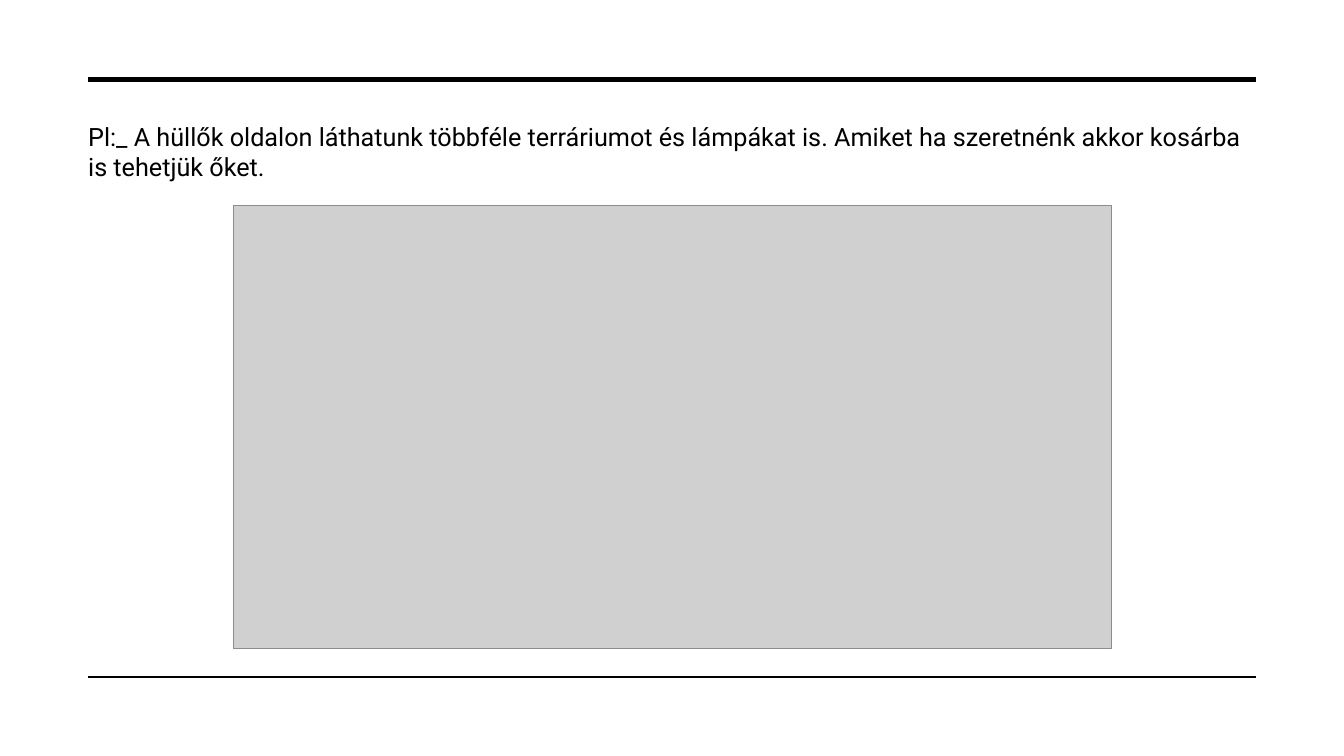
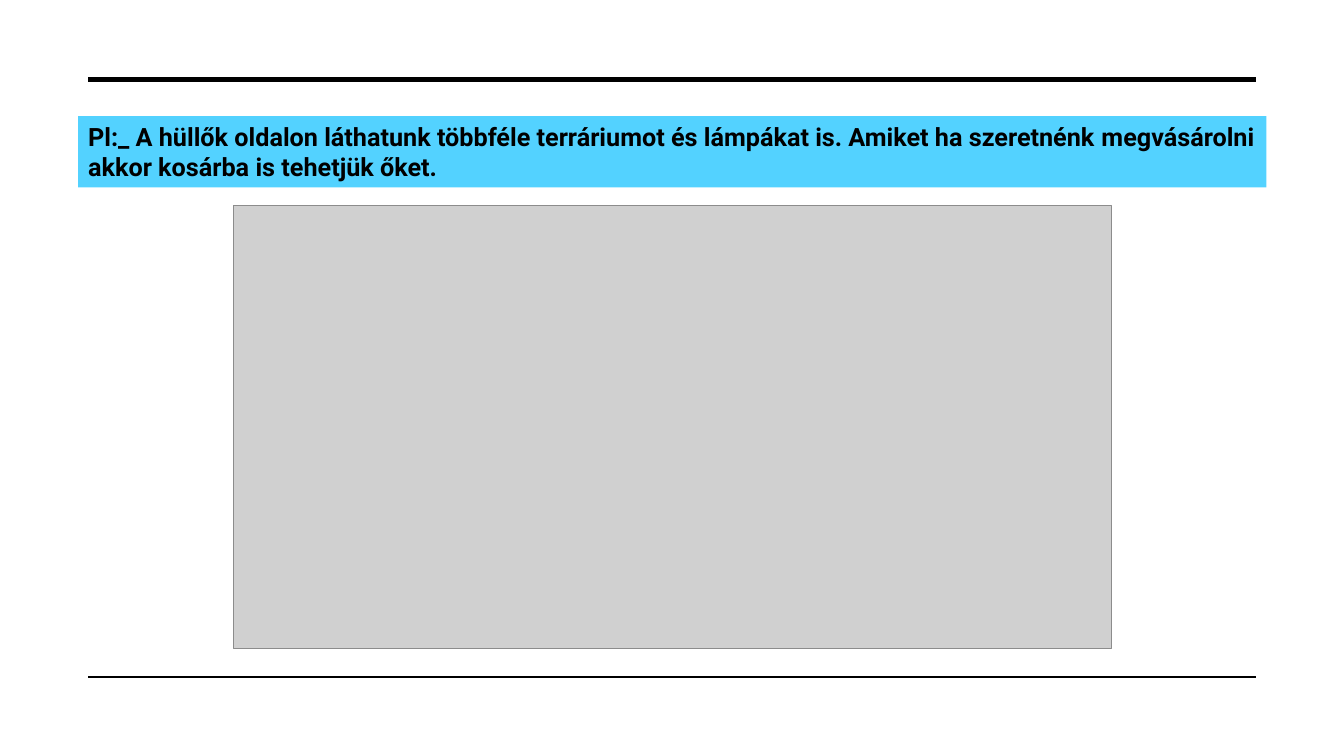
Before and after one commit to peterffydominika/13A_Projekt_webshop, a slide deck: slide 4 of Projektmunka.pptx. Drawn at 1344x756 pixels with LibreOffice and Linux fonts; fonts in the diff are those of the drawing; grey boxes stand for pictures; background and template pictures are left out. Boxes give left, top, right and bottom in pixels: in the first picture for what was removed or moved away, otherwise in the second. Text is boxed around its words. In the diff, an @@ line names an element or a change of style, - is before the commit and + after.

```diff
--- a/Projektmunka.pptx
+++ b/Projektmunka.pptx
@@ rectangle "Pl:_ A hüllők oldalon láthatunk ..." resized from (x1=88, y1=127, x2=1240, y2=182) to (x1=78, y1=116, x2=1266, y2=188) @@
@@ rectangle "Pl:_ A hüllők oldalon láthatunk ..." at (x1=78, y1=116, x2=1266, y2=188): fill none to #53D2FF @@
@@ text in rectangle at (x1=88, y1=127, x2=1254, y2=182): text changed; bold on @@
-Pl:_ A hüllők oldalon láthatunk többféle terráriumot és lámpákat is. Amiket ha szeretnénk akkor kosárba is tehetjük őket.
+Pl:_ A hüllők oldalon láthatunk többféle terráriumot és lámpákat is. Amiket ha szeretnénk megvásárolni akkor kosárba is tehetjük őket.
```
Also in this commit, not shown: 5 other slides changed, 2 slides removed.
